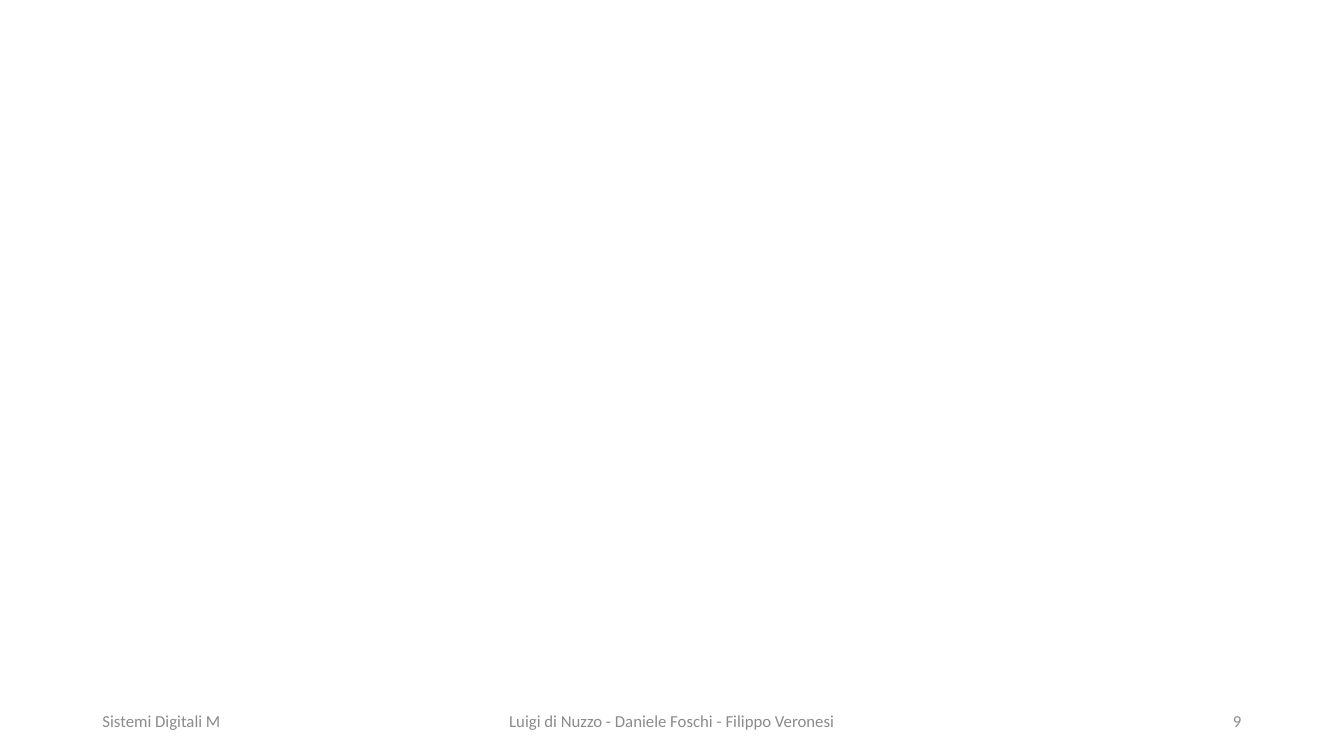
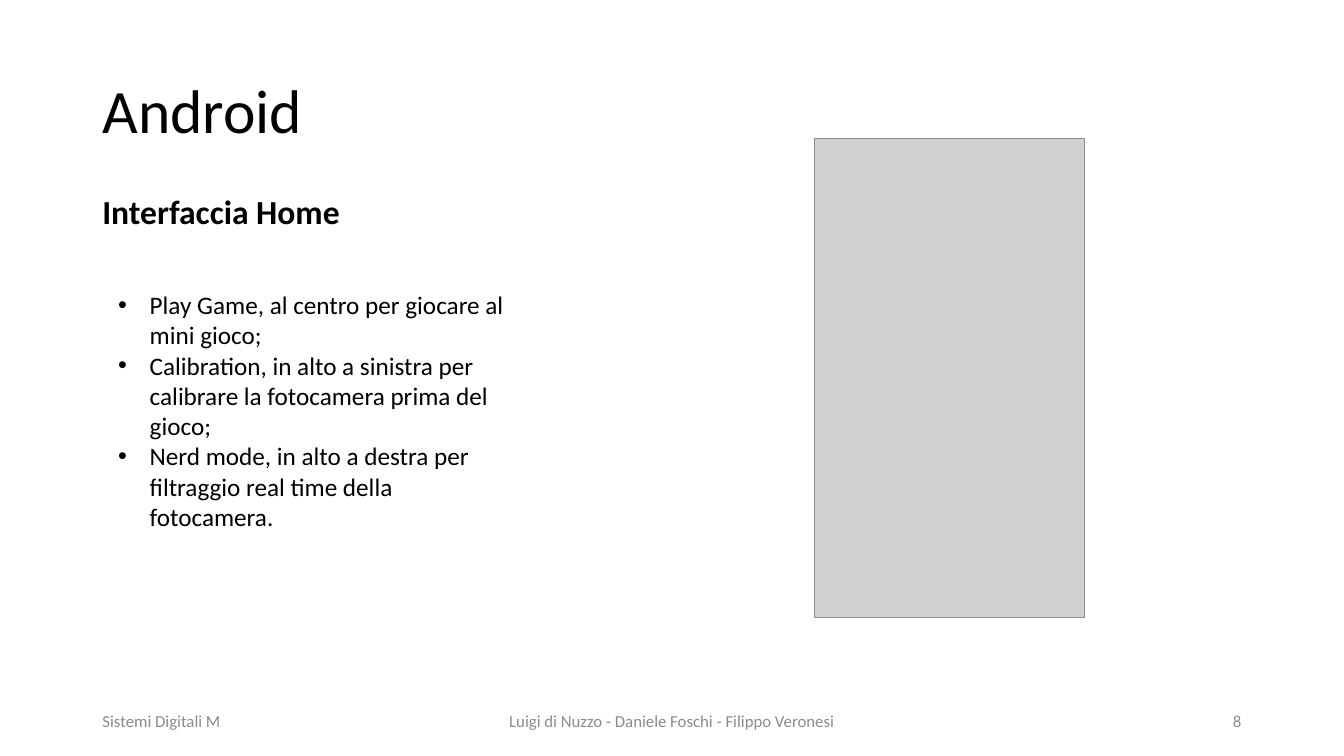
Before and after one commit to DaniDF/eye_pupil_tracker, a slide deck: slide 8 of Report/PresentazionePpt/EyeTracker.pptx (slide 9 before the commit). Drawn at 1344x756 pixels with LibreOffice and Linux fonts; fonts in the diff are those of the drawing; grey boxes stand for pictures. Boxes give left, top, right and bottom in pixels: in the first picture for what was removed or moved away, otherwise in the second. Text is boxed around its words. In the diff, an @@ line names an element or a change of style, - is before the commit and + after.

```diff
--- a/Report/PresentazionePpt/EyeTracker.pptx
+++ b/Report/PresentazionePpt/EyeTracker.pptx
@@ title added at <box>102,90,302,134</box>, 44 pt, text #000000 @@
+Android
@@ picture added at <box>815,138,1085,618</box> @@
@@ text added at <box>102,200,339,225</box>, 24 pt, text #000000, bold @@
+Interfaccia Home
@@ text added at <box>150,296,503,527</box>, 18 pt, text #000000 @@
+• Play Game, al centro per giocare al mini gioco;
+• Calibration, in alto a sinistra per calibrare la fotocamera prima del gioco;
+• Nerd mode, in alto a destra per filtraggio real time della fotocamera.
@@ page number at <box>1233,715,1241,727</box>: text changed @@
-9
+8
```
Also in this commit, not shown: 8 other slides changed, 2 slides added, 1 other file.
